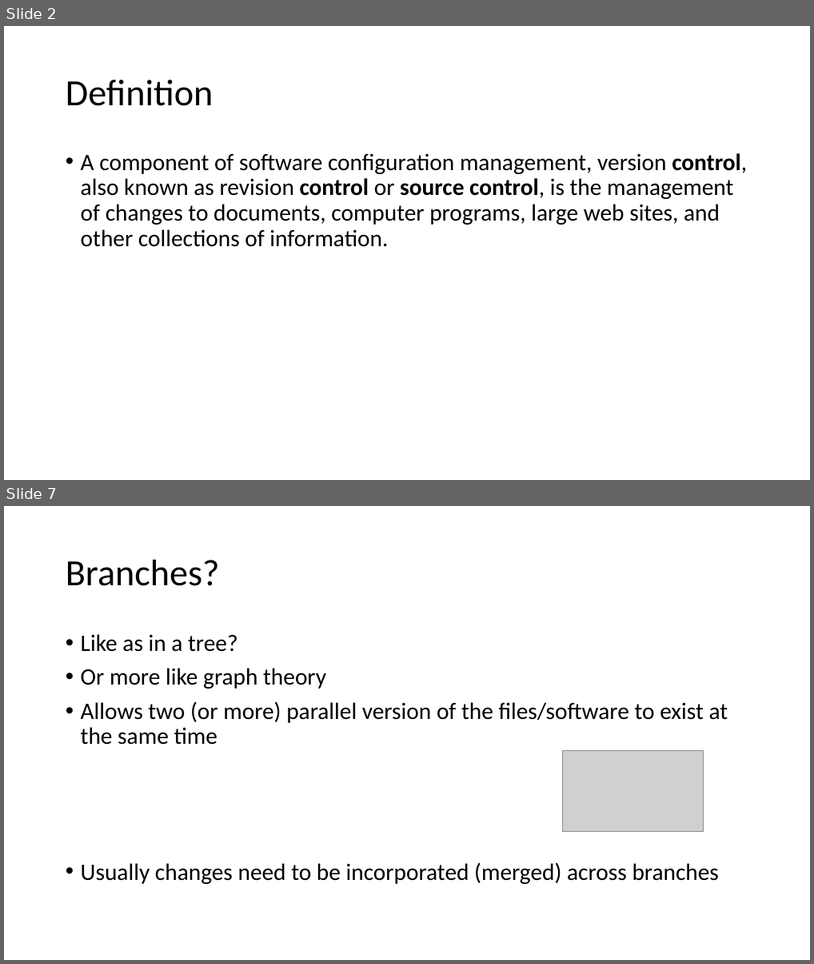
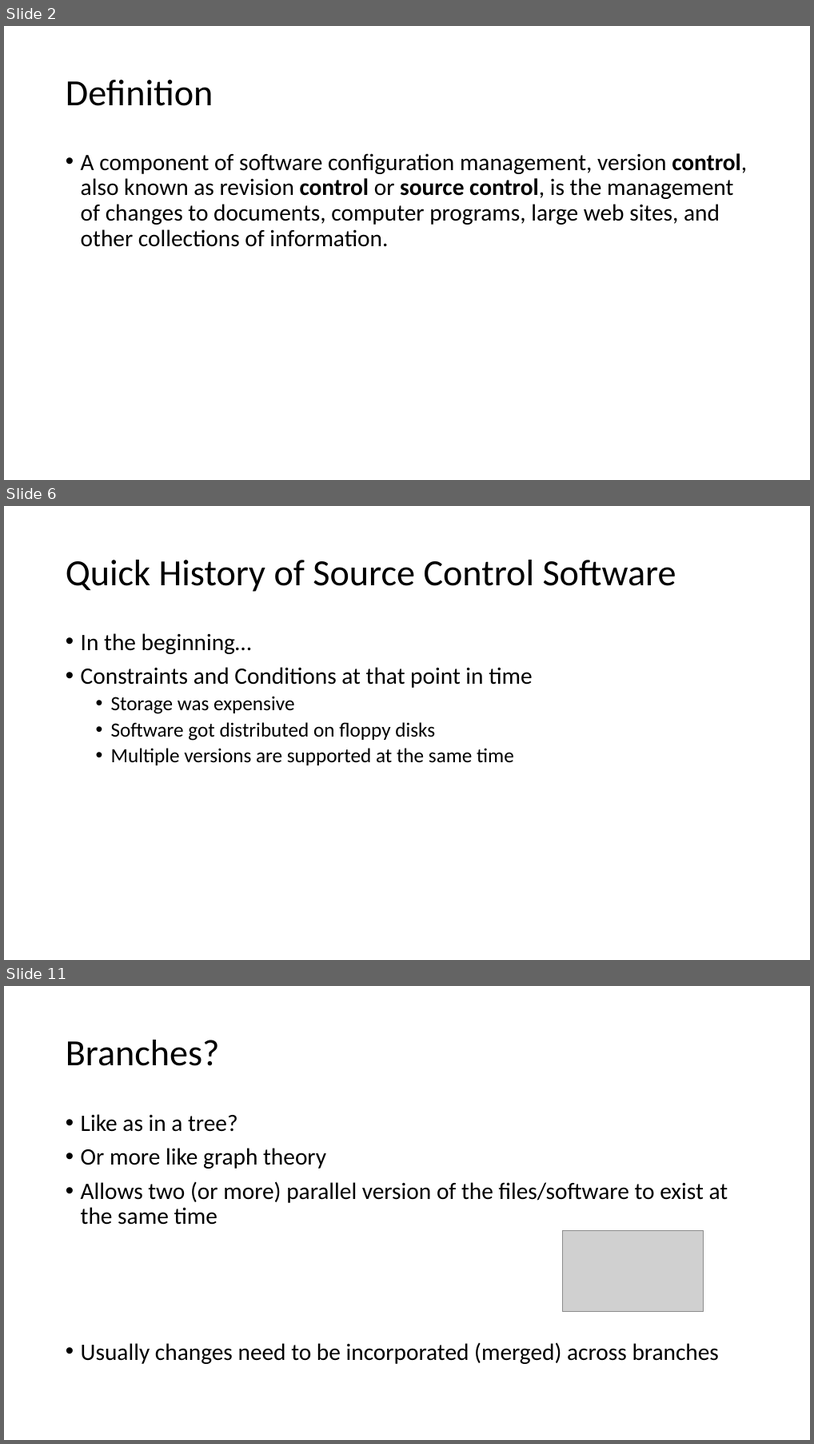
Before and after one commit to milodotnet/bootcamp, a slide deck: SourceControlPresentation.pptx. Shown one above the other, each under a label of ours: slides 2 and 7 before the commit, slides 2, 6 and 11 after it; the slides between them are not shown. The pictures are 814x964 and 814x1444 pixels, drawn with LibreOffice and Linux fonts; fonts in the diff are those of the drawing; grey boxes stand for pictures. Boxes give left, top, right and bottom in pixels: in the first picture for what was removed or moved away, otherwise in the second. Text is boxed around its words. In the diff, an @@ line names an element or a change of style, - is before the commit and + after.

Commit message:
refactor some of the content in the history section

```diff
--- a/SourceControlPresentation.pptx
+++ b/SourceControlPresentation.pptx
@@ slide 6 added at (4, 506, 810, 960), background #FFFFFF @@
@@ title added at (66, 560, 677, 592), 44 pt, text #000000 @@
+Quick History of Source Control Software
@@ text added at (81, 633, 532, 765), 24 pt, text #000000 @@
+• In the beginning…
+• Constraints and Conditions at that point in time
+  • Storage was expensive
+  • Software got distributed on floppy disks
+  • Multiple versions are supported at the same time
@@ what was slide 7 is now slide 11 @@
```
Also in this commit, not shown: 4 slides changed, 3 other slides added.
